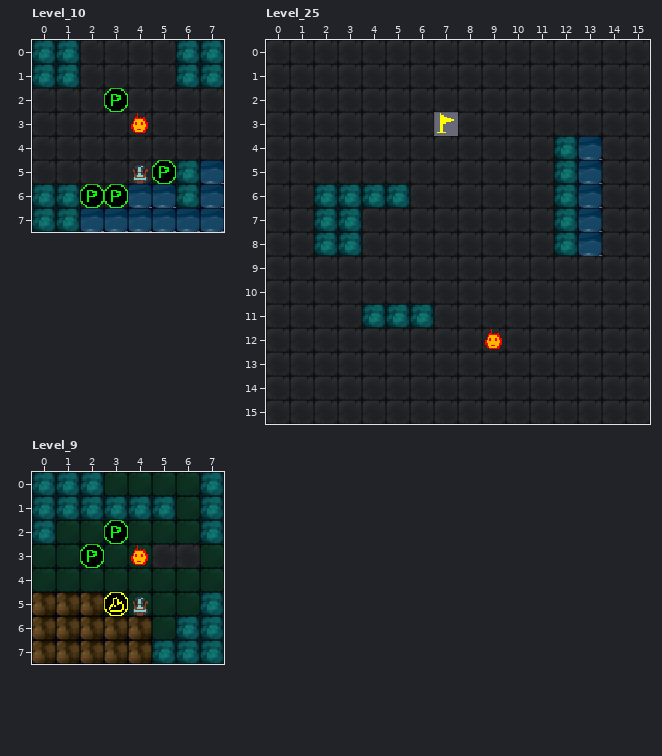
One commit to this LDtk project: release/data/level_modules/level_module8x8.ldtk. Above is the file before it was changed.
Cells are 16x16 px. Shown: Level_10 x 0..7, y 0..7; Level_25 x 0..15, y 0..15; Level_9 x 0..7, y 0..7. The commit also changed other parts of the map, which this record leaves out.
After the commit:
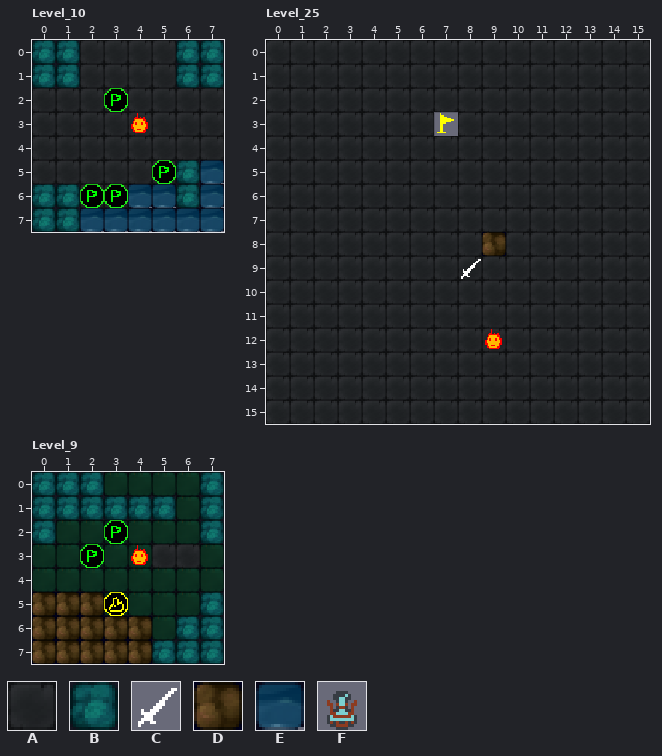
Key: from "Bank": A 0, B 4, C 20, D 36, E 54, F 169.
_ is an empty cell.
Objects are placed by their top-left corner, in cells (3,4 is the top-left corner of cell 3,4); size is 1x1 cell unless given.
Diff:
Layer "Entities2", Level_10:
Object F "POT_STONE" at 4,5 is removed.
Layer "Tiles", Level_25:
The author changed tile B to tile A in rows 4 to 5 at x 12; in row 6 at x 2 to 5 and 12; in rows 7 to 8 at x 2 to 3 and 12; in row 11 at x 4 to 6.
The author changed tile E to tile A in rows 4 to 8 at x 13.
The author changed tile A to tile D in row 8 at x 9.
Layer "Entities2", Level_25:
A new object: C "RANDOM_WEAPON" at 8,9.
Layer "Entities2", Level_9:
Object F "POT_STONE" at 4,5 is removed.
Changed places in both pictures, as pixel boxes (x1, y1, x2, y2):
removed: (133, 165, 148, 184)
changed: (554, 136, 602, 256)
changed: (314, 184, 410, 256)
changed: (461, 232, 506, 279)
changed: (362, 304, 434, 328)
removed: (133, 597, 148, 616)
